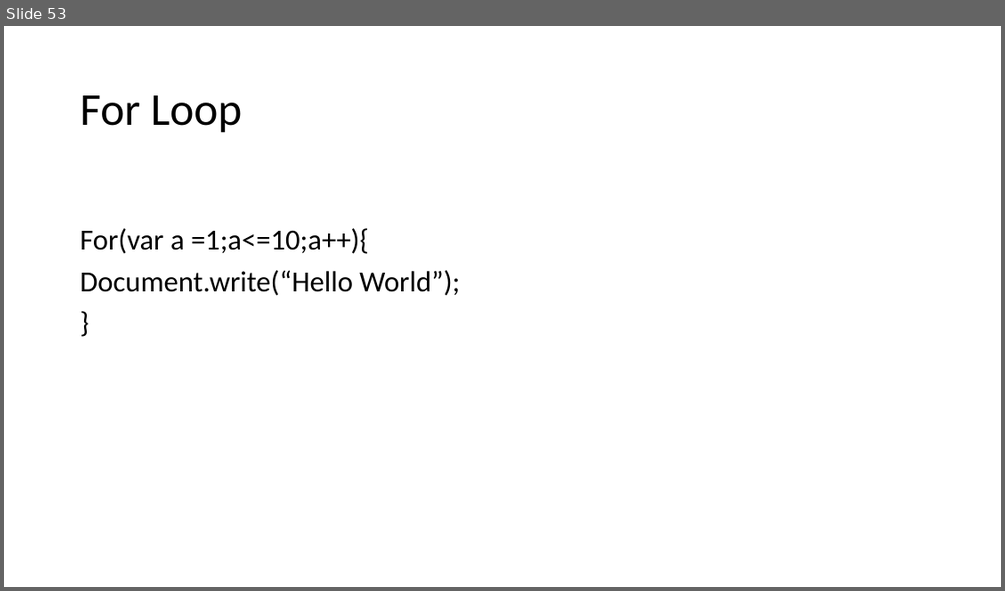
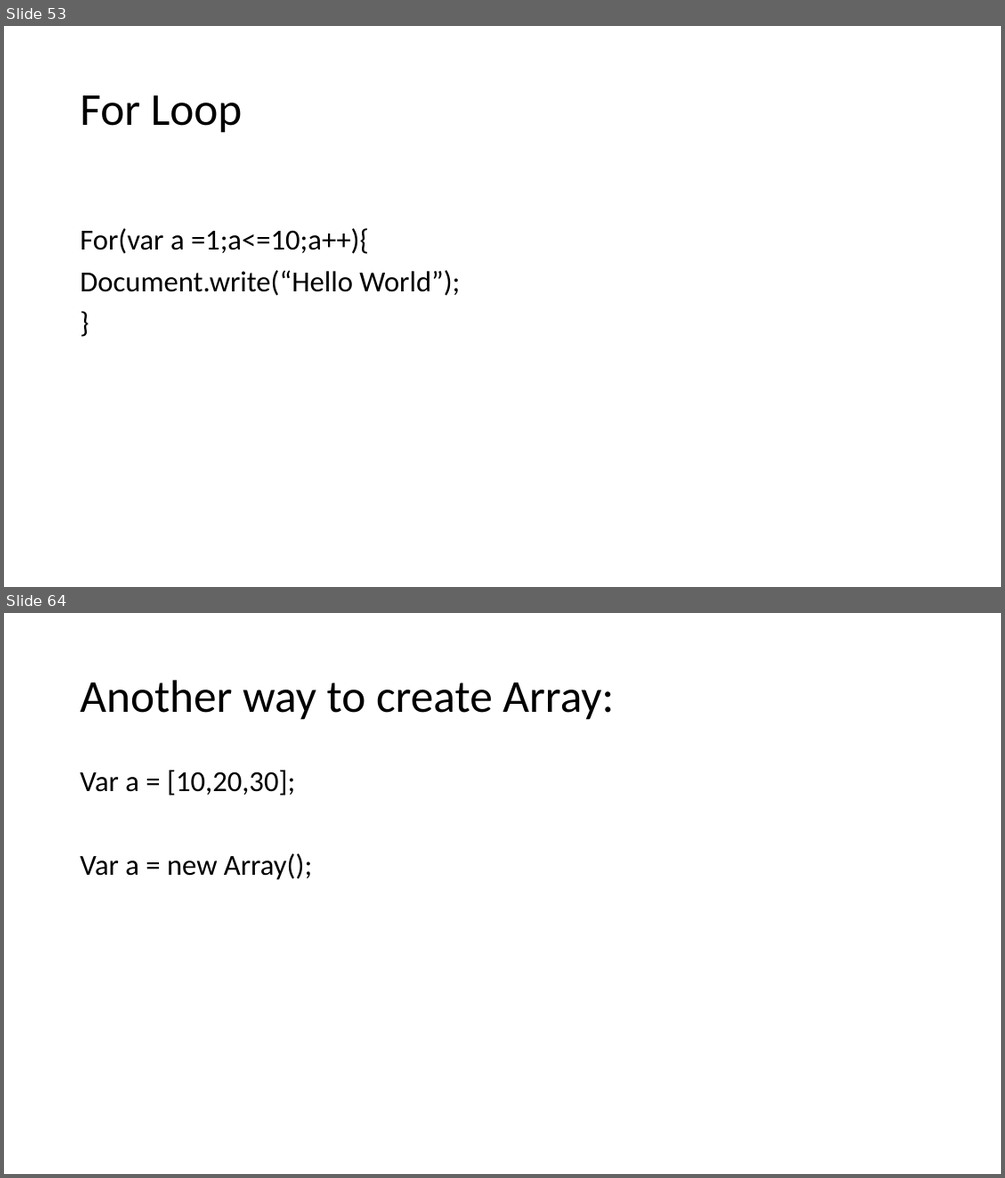
Before and after one commit to PiyushChaturvedii/Batch04, a slide deck: JavaScript.pptx. Shown one above the other, each under a label of ours: slide 53 before the commit, slides 53 and 64 after it; the slides between them are not shown. The pictures are 1005x591 and 1005x1178 pixels, drawn with LibreOffice and Linux fonts; fonts in the diff are those of the drawing. Boxes give left, top, right and bottom in pixels: in the first picture for what was removed or moved away, otherwise in the second. Text is boxed around its words. In the diff, an @@ line names an element or a change of style, - is before the commit and + after.

Commit message:
Array

```diff
--- a/JavaScript.pptx
+++ b/JavaScript.pptx
@@ slide 64 added at [4,613,1001,1174], background #FFFFFF @@
@@ title added at [80,680,614,720], 44 pt, text #000000 @@
+Another way to create Array:
@@ text added at [80,770,312,880], 28 pt, text #000000 @@
+Var a = [10,20,30];
+Var a = new Array();
```
Also in this commit, not shown: 11 other slides added, 7 other files.
